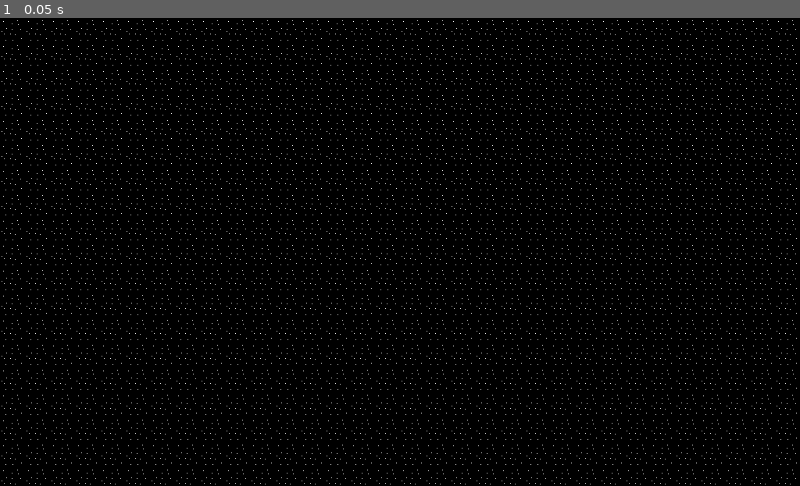
Above: before the commit, frame 1.
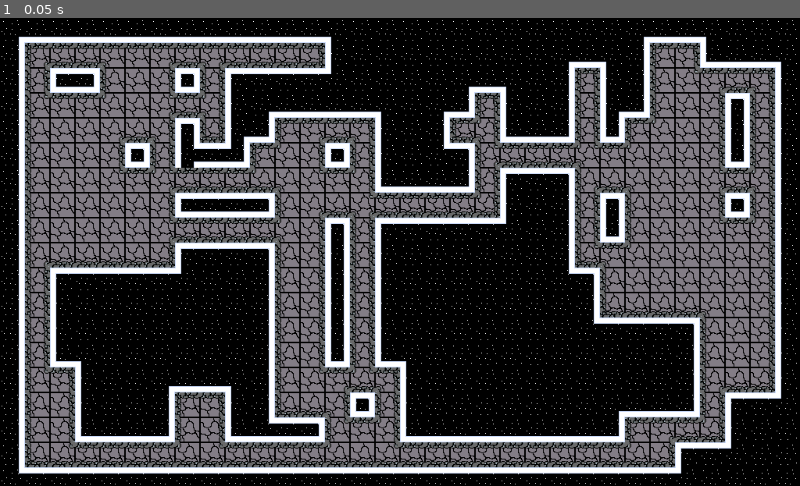
Above: after the commit, the same moment.

Repository: jkapfer/godot-random-maze
Game: Godot game, scene res://Level.tscn
Same seed, same stepped clock (60 frames per second), same inputs: the game is played once before the commit and once after it. Before the commit the project has no main scene; this scene is started directly in both runs.
Inputs:
- Up to frame 1 (0.05 s): no input

The runs differ from the first frame. In frame 1, 47% of the frame differs, in the area x 2-98%, y 3-98%.

Commit message:
basically finished with levelgen

Diff:
--- /dev/null
+++ b/Level.gd
@@ -0,0 +1,22 @@
+extends Node2D
+
+onready var space = $Space
+onready var dungeon = $Dungeon
+
+var border = Rect2(1, 1, 30, 17)
+func _ready():
+	randomize()
+	generate_level()
+
+func generate_level():
+	var etch_a_sketch = Walker.new(Vector2(15, 17), border)
+	var level_map = etch_a_sketch.make_map(500)
+	for loc in level_map:
+		space.set_cellv(loc, -1)
+	for x in border.size.x + 2:
+		for y in border.size.y + 2:
+			var pt = Vector2(x, y)
+			if not pt in level_map:
+				dungeon.set_cellv(pt, -1)
+	space.update_bitmask_region()
+	dungeon.update_bitmask_region()
--- a/Level.tscn
+++ b/Level.tscn
@@ -1,9 +1,11 @@
-[gd_scene load_steps=3 format=2]
+[gd_scene load_steps=4 format=2]
 
 [ext_resource path="res://Space.tscn" type="PackedScene" id=1]
 [ext_resource path="res://Dungeon.tscn" type="PackedScene" id=2]
+[ext_resource path="res://Level.gd" type="Script" id=3]
 
 [node name="Level" type="Node2D"]
+script = ExtResource( 3 )
 
 [node name="Dungeon" parent="." instance=ExtResource( 2 )]
 tile_data = PoolIntArray( -1, 0, 0, -65536, 0, 1, -65535, 0, 1, -65534, 0, 1, -65533, 0, 1, -65532, 0, 1, -65531, 0, 1, …(12614 unchanged characters)…
--- a/Walker.gd
+++ b/Walker.gd
@@ -27,7 +27,7 @@
 			step_history.append(position)
 		else:
 			change_direction()
-
+	return step_history
 
 func take_step():
 	if border.has_point(position+direction):
@@ -36,4 +36,9 @@
 	return false
 
 func change_direction():
-	pass
+	var possible_dir = DIRECTIONS[direction].duplicate()
+	possible_dir.shuffle()
+	var next_dir = possible_dir.pop_back()
+	while not border.has_point(position + next_dir):
+		next_dir = possible_dir.pop_back()
+	direction = next_dir
--- a/project.godot
+++ b/project.godot
@@ -21,6 +21,7 @@
 [application]
 
 config/name="random-maze"
+run/main_scene="res://Level.tscn"
 config/icon="res://icon.png"
 
 [gui]
